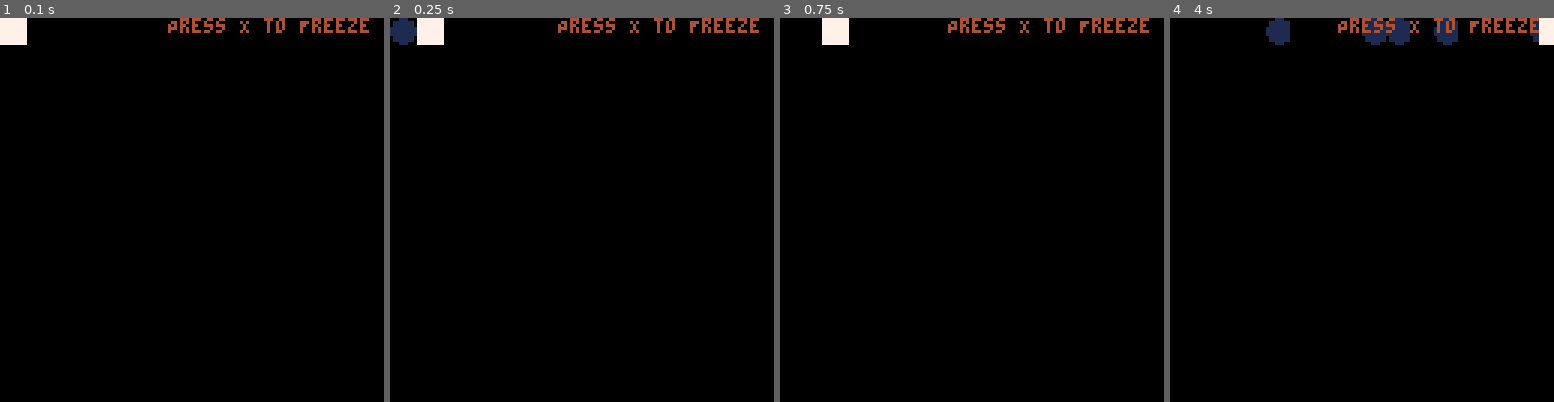
Above: before the commit, frames 1-4 (left to right).
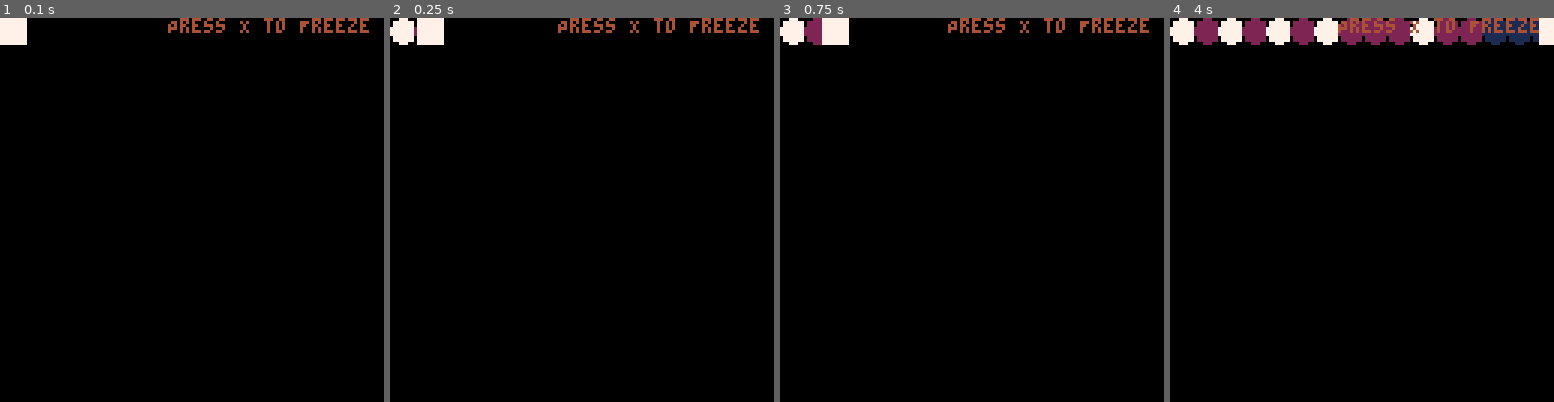
Above: after the commit, the same moments.

Repository: franklant/COMP440_Assignment_3_Repo
Game: PICO-8 cartridge pico_puzzle_game_wip.p8
Two runs of this game, one before a commit and one after it. Both use one fixed random seed, a clock stepped at 60 frames per second and the inputs below.
Inputs:
- Up to frame 1 (0.1 s): no input
- Up to frame 2 (0.25 s): no input
- Up to frame 3 (0.75 s): tap X (X key) at 0.33 s
- Up to frame 4 (4 s): tap X (X key) at 1.07, 1.85, 2.97 s

Frame 1 is identical in both runs. In frame 2, 0.4% of the frame differs, in the area x 0-8%, y 0-8%; in frame 3, 0.6%; in frame 4, 4.8%, in the area x 0-94%, y 0-8%.

Commit message:
update player:walk(), achieved tile painting.

Diff:
--- a/pico_puzzle_game_wip.p8
+++ b/pico_puzzle_game_wip.p8
@@ -38,7 +38,9 @@
 					-- update map
 					local row = flr(self.y / 8)
 					local col = flr(self.x / 8)
-					mp[row + 1][col + 1] = 1
+
+					-- replace the map tile with the correct tile
+					mp[row + 1][col + 1] = complete_mp[row + 1][col + 1]
 					self.col += 1
 				end
 		end,
@@ -137,6 +139,25 @@
 		{0, 0, 0, 0, 0, 0, 0, 0, 0, 0, 0, 0, 0, 0, 0, 0},
 		{0, 0, 0, 0, 0, 0, 0, 0, 0, 0, 0, 0, 0, 0, 0, 0}
 	}
+
+	complete_mp = {
+		{7, 2, 7, 2, 7, 2, 7, 2, 2, 2, 7, 2, 2, 1, 1, 1},
+		{7, 2, 7, 2, 7, 2, 7, 2, 2, 2, 7, 2, 2, 1, 1, 1},
+		{7, 2, 7, 2, 7, 2, 7, 2, 2, 2, 7, 2, 2, 1, 1, 1},
+		{7, 2, 7, 2, 7, 2, 7, 2, 2, 2, 7, 2, 2, 1, 1, 1},
+		{7, 2, 7, 2, 7, 2, 7, 2, 2, 2, 7, 2, 2, 1, 1, 1},
+		{7, 2, 7, 2, 7, 2, 7, 2, 2, 2, 7, 2, 2, 1, 1, 1},
+		{7, 2, 7, 2, 7, 2, 7, 2, 2, 2, 7, 2, 2, 1, 1, 1},
+		{7, 2, 7, 2, 7, 2, 7, 2, 2, 2, 7, 2, 2, 1, 1, 1},
+		{7, 2, 7, 2, 7, 2, 7, 2, 2, 2, 7, 2, 2, 1, 1, 1},
+		{7, 2, 7, 2, 7, 2, 7, 2, 2, 2, 7, 2, 2, 1, 1, 1},
+		{7, 2, 7, 2, 7, 2, 7, 2, 2, 2, 7, 2, 2, 1, 1, 1},
+		{7, 2, 7, 2, 7, 2, 7, 2, 2, 2, 7, 2, 2, 1, 1, 1},
+		{7, 2, 7, 2, 7, 2, 7, 2, 2, 2, 7, 2, 2, 1, 1, 1},
+		{7, 2, 7, 2, 7, 2, 7, 2, 2, 2, 7, 2, 2, 1, 1, 1},
+		{7, 2, 7, 2, 7, 2, 7, 2, 2, 2, 7, 2, 2, 1, 1, 1},
+		{7, 2, 7, 2, 7, 2, 7, 2, 2, 2, 7, 2, 2, 1, 1, 1}
+	}
 end
 
 function draw_map()
@@ -144,10 +165,11 @@
 	for i2=1, 16 do
 		-- col (x)
 		for j2=1, 16 do
-			if mp[i2][j2] == 1 then
+			local val = mp[i2][j2]
+			if val != 0 then
 				local x = j2 * 8
 				local y = i2 * 8
-				circfill(x - 4,  y - 4, 4, rnd(2))
+				circfill(x - 4,  y - 4, 4, val)
 			end
 		end
 	end
